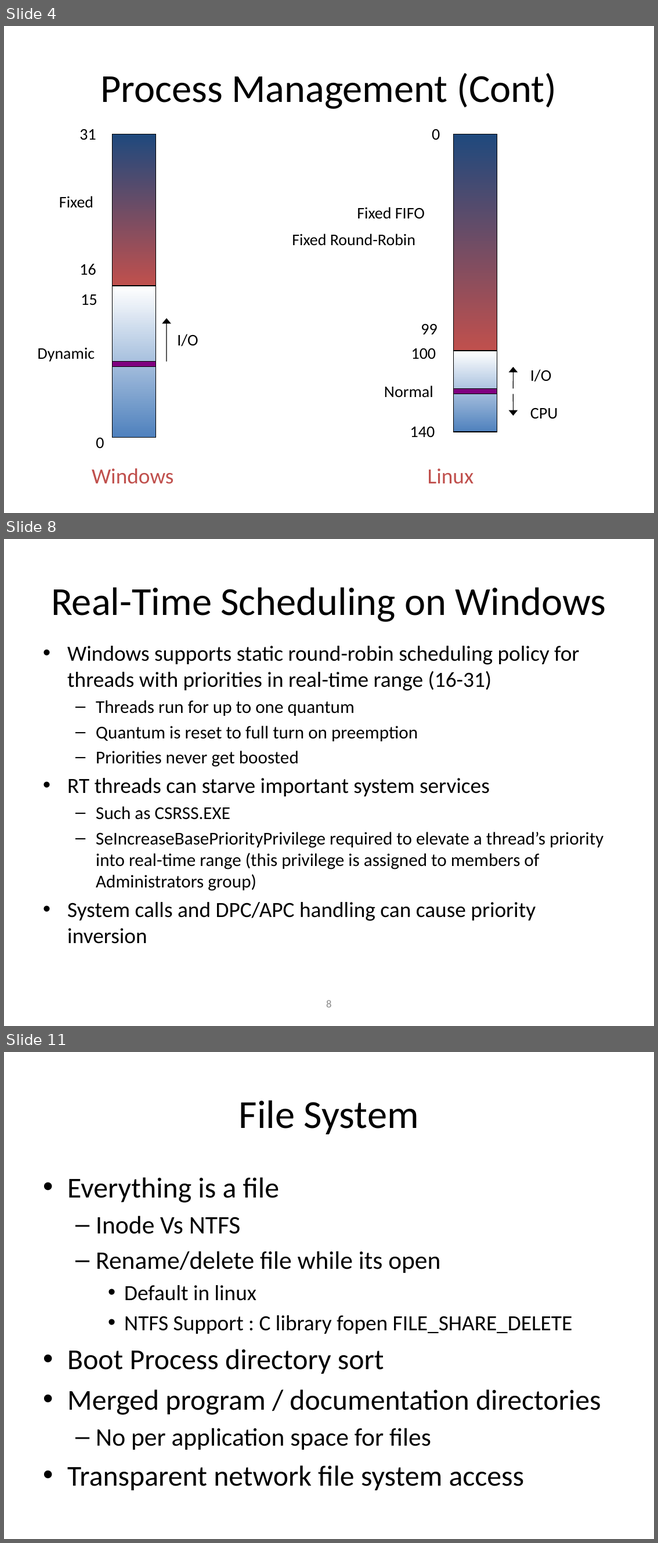
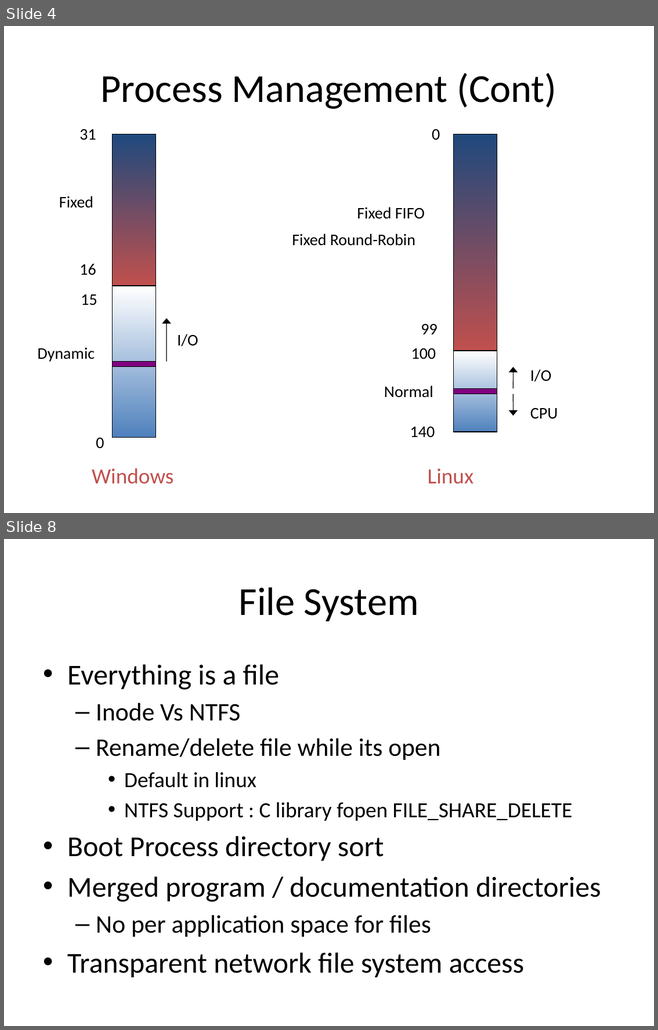
Before and after one commit to shyamrajendran/OS_MPS, a slide deck: 4th_credit/shyam.pptx. Shown one above the other, each under a label of ours: slides 4, 8 and 11 before the commit, slides 4 and 8 after it; the slides between them are not shown. The pictures are 658x1543 and 658x1030 pixels, drawn with LibreOffice and Linux fonts; fonts in the diff are those of the drawing. Boxes give left, top, right and bottom in pixels: in the first picture for what was removed or moved away, otherwise in the second. Text is boxed around its words. In the diff, an @@ line names an element or a change of style, - is before the commit and + after.

```diff
--- a/4th_credit/shyam.pptx
+++ b/4th_credit/shyam.pptx
@@ slide 8 removed at (4, 539, 654, 1026), background #FFFFFF @@
@@ title removed at (51, 587, 605, 622) @@
-Real-Time Scheduling on Windows
@@ text removed at (67, 646, 603, 944) @@
-• Windows supports static round-robin scheduling policy for threads with priorities in real-time range (16-31)
-  – Threads run for up to one quantum
-  – Quantum is reset to full turn on preemption
-  – Priorities never get boosted
-• RT threads can starve important system services
-  – Such as CSRSS.EXE
-  – SeIncreaseBasePriorityPrivilege required to elevate a thread’s priority into real-time range (this privilege is assigned to members of Administrators group)
-• System calls and DPC/APC handling can cause priority inversion
@@ page number removed at (326, 1000, 331, 1008) @@
-8
@@ what was slide 11 is now slide 8 @@
```
Also in this commit, not shown: 3 slides changed, 2 other slides removed.
